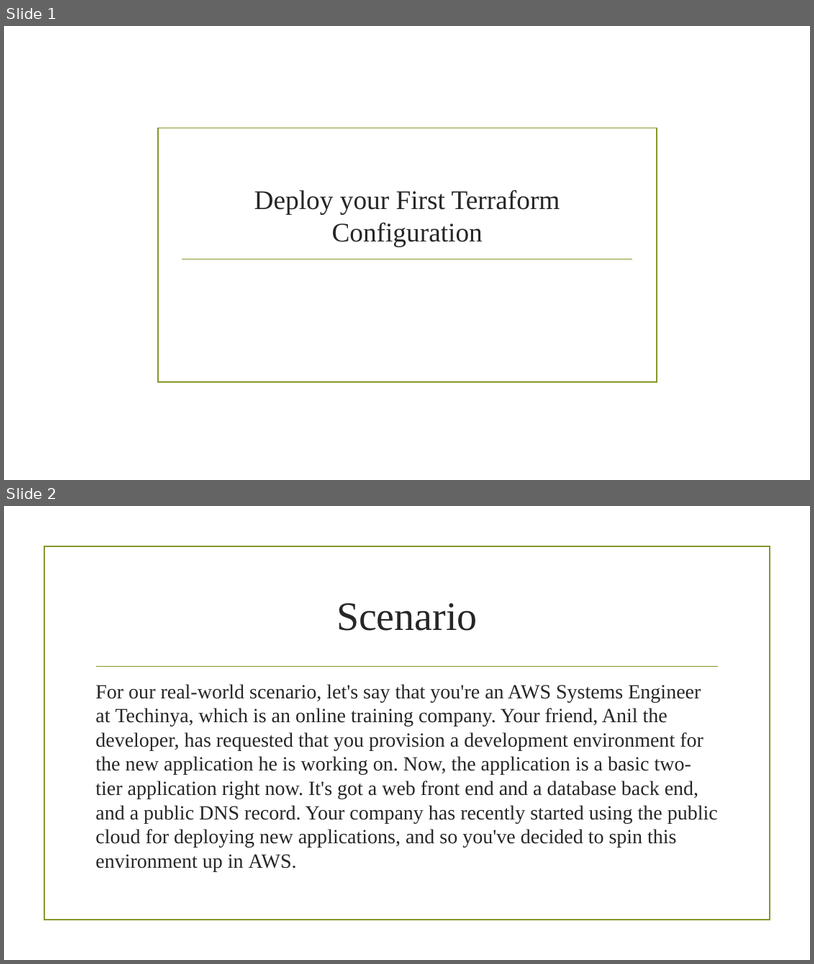
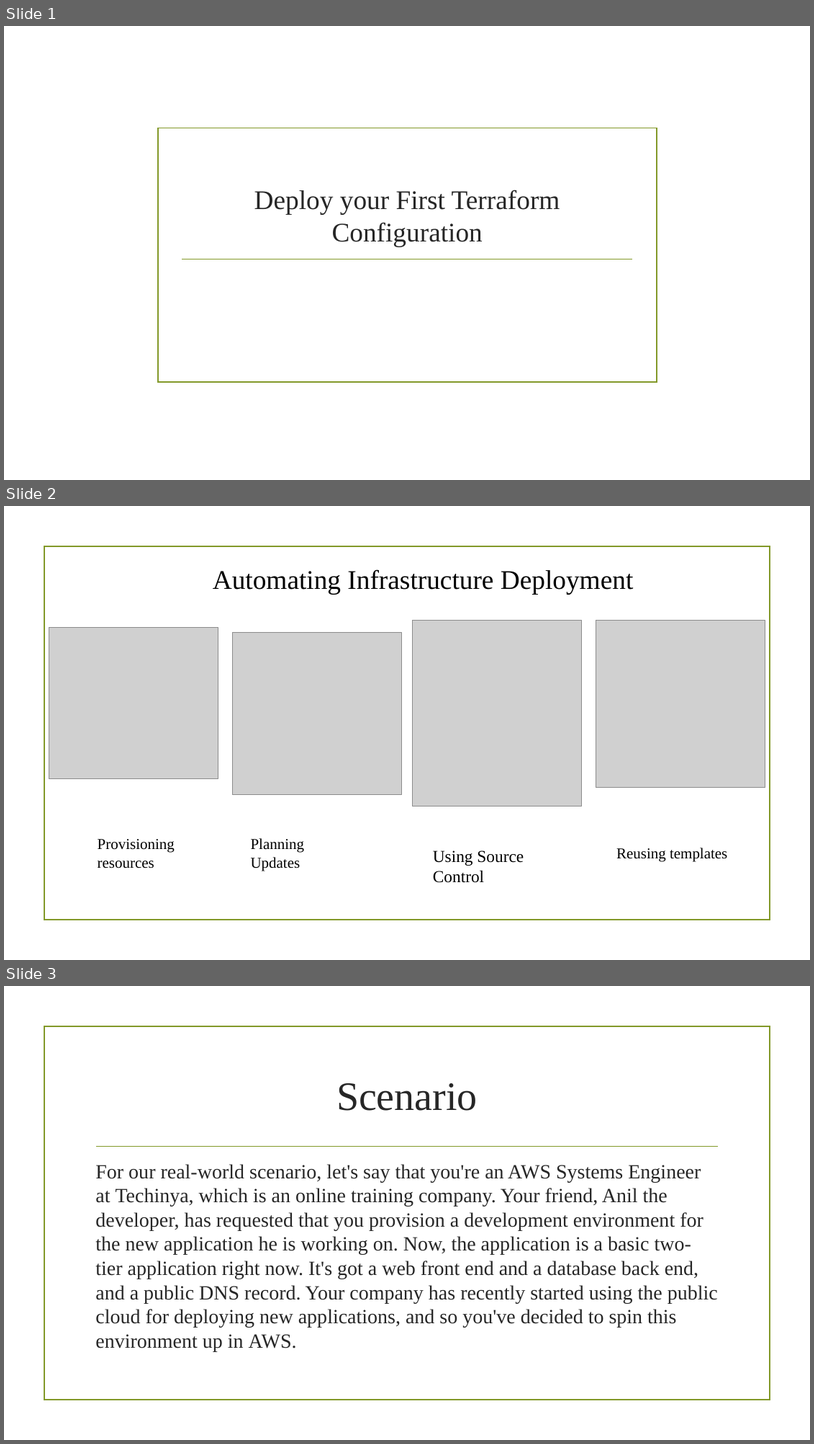
Before and after one commit to fourcomrades/terraform, a slide deck: Day2/Terraform_2.pptx. Shown one above the other, each under a label of ours: slides 1 and 2 before the commit, slides 1, 2 and 3 after it. The pictures are 814x964 and 814x1444 pixels, drawn with LibreOffice and Linux fonts; fonts in the diff are those of the drawing; grey boxes stand for pictures; background and template pictures are left out. Boxes give left, top, right and bottom in pixels: in the first picture for what was removed or moved away, otherwise in the second. Text is boxed around its words. In the diff, an @@ line names an element or a change of style, - is before the commit and + after.

```diff
--- a/Day2/Terraform_2.pptx
+++ b/Day2/Terraform_2.pptx
@@ slide 2 added at box(4, 506, 810, 960), background picture (left out); not listed: 1 template element that a slide beside it also shows @@
@@ text added at box(213, 569, 634, 594), 32 pt, text #000000 @@
+Automating Infrastructure Deployment
@@ picture added at box(49, 628, 218, 779) @@
@@ picture added at box(233, 632, 402, 795) @@
@@ picture added at box(413, 620, 582, 807) @@
@@ picture added at box(597, 620, 766, 788) @@
@@ text added at box(98, 839, 175, 868), 18 pt, text #000000 @@
+Provisioning resources
@@ text added at box(251, 838, 305, 870), 18 pt, text #000000 @@
+Planning Updates
@@ text added at box(433, 850, 524, 883), 20 pt, text #000000 @@
+Using Source Control
@@ text added at box(617, 847, 728, 862), 18 pt, text #000000 @@
+Reusing templates
@@ what was slide 2 is now slide 3 @@
```
Also in this commit, not shown: 23 other files.
